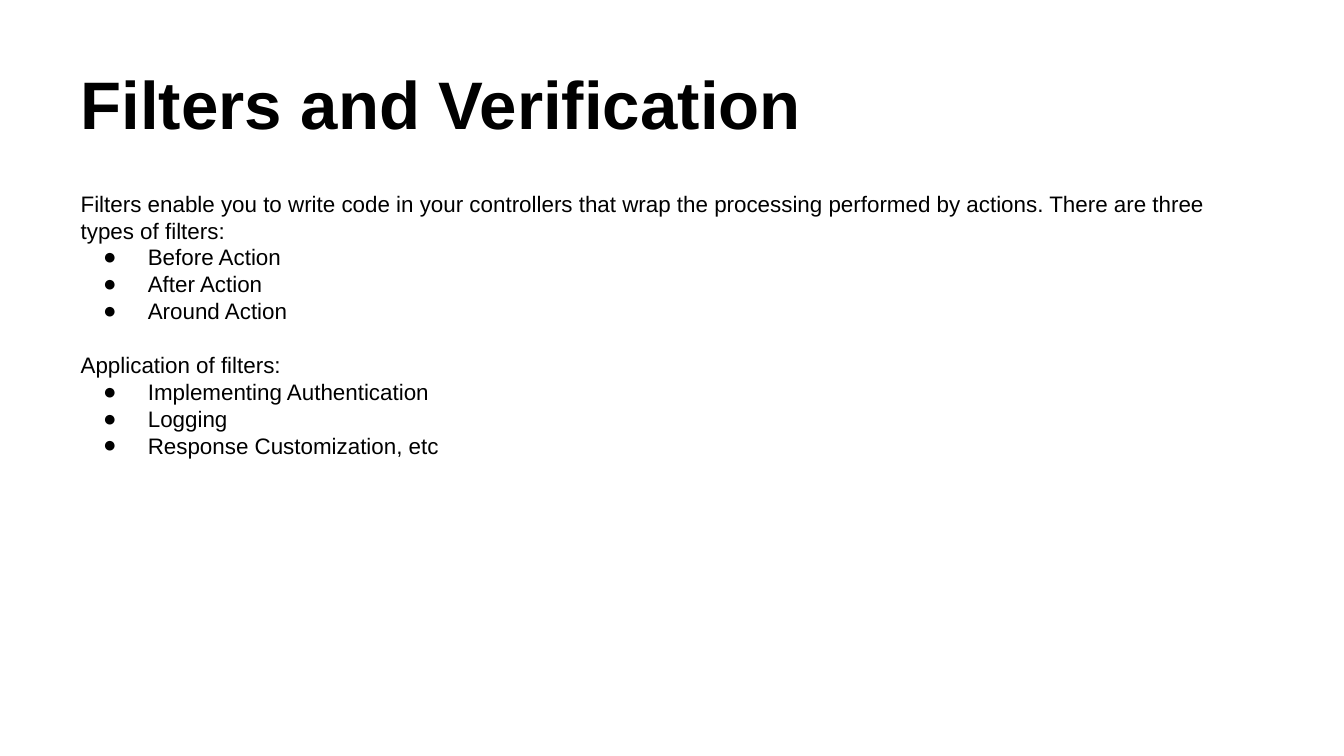
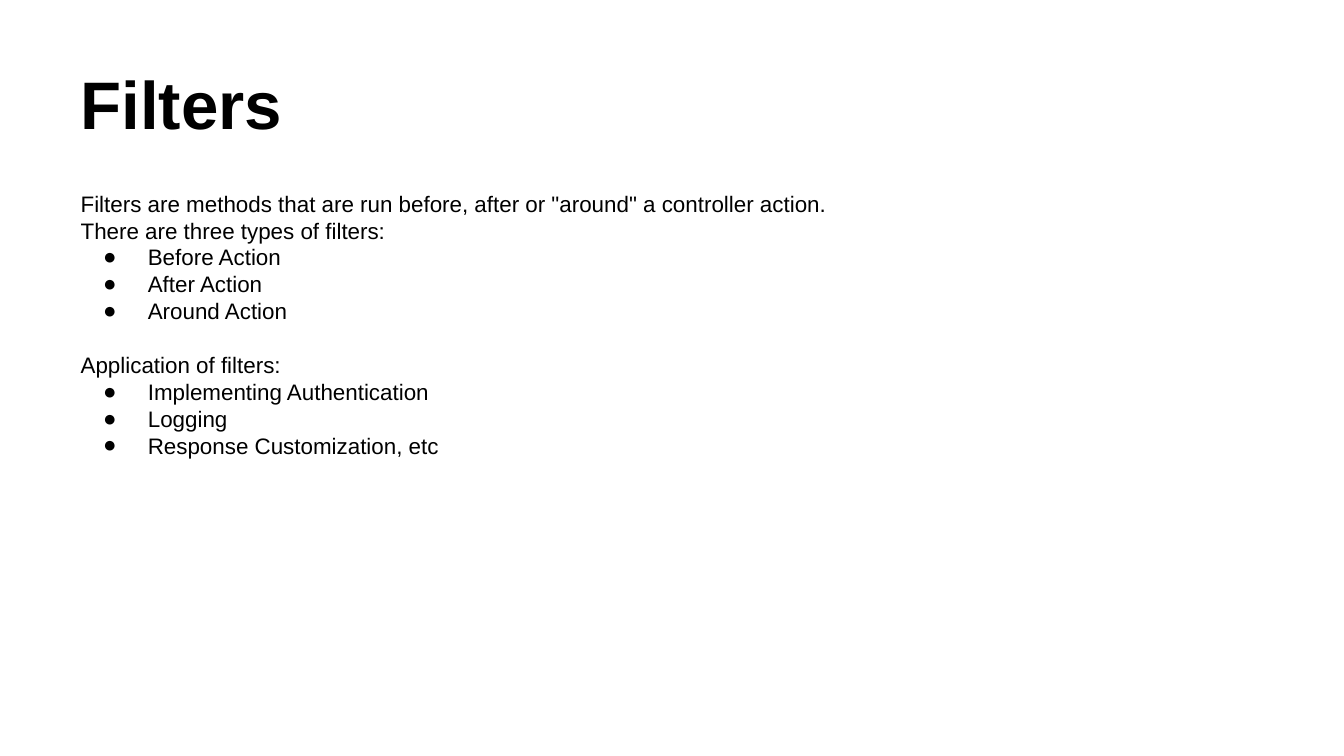
Before and after one commit to rubypool/rails-training-material, a slide deck: slide 8 of Ruby_On_Rails_Deck-Controller.pptx (slide 15 before the commit). Drawn at 1344x756 pixels with LibreOffice and Linux fonts; fonts in the diff are those of the drawing. Boxes give left, top, right and bottom in pixels: in the first picture for what was removed or moved away, otherwise in the second. Text is boxed around its words. In the diff, an @@ line names an element or a change of style, - is before the commit and + after.

Commit message:
Renamed the controller deck

```diff
--- a/Ruby_On_Rails_Deck-Controller.pptx
+++ b/Ruby_On_Rails_Deck-Controller.pptx
@@ title at (81,80,282,130): text changed @@
-Filters and Verification
+Filters
@@ text at (81,195,826,244): text changed @@
-Filters enable you to write code in your controllers that wrap the processing performed by actions. There are three types of filters:
+Filters are methods that are run before, after or "around" a controller action.
+There are three types of filters:
```
Also in this commit, not shown: 3 other slides changed, 20 slides added, 10 slides removed, 1 other file.
